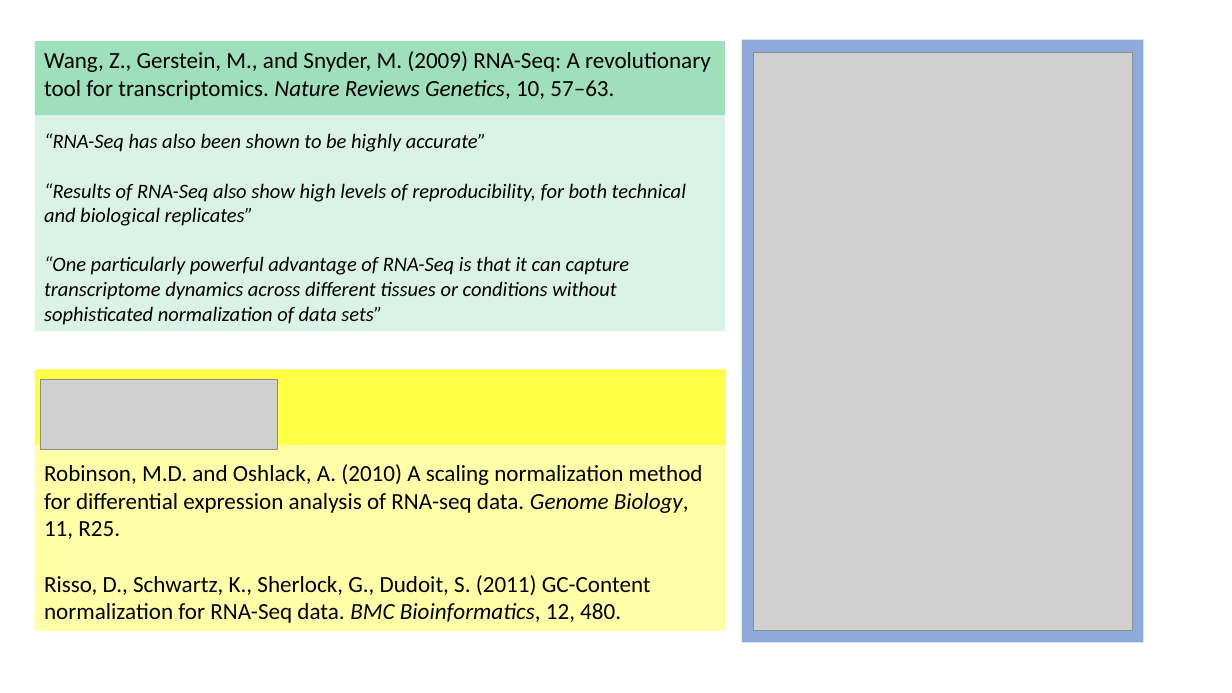
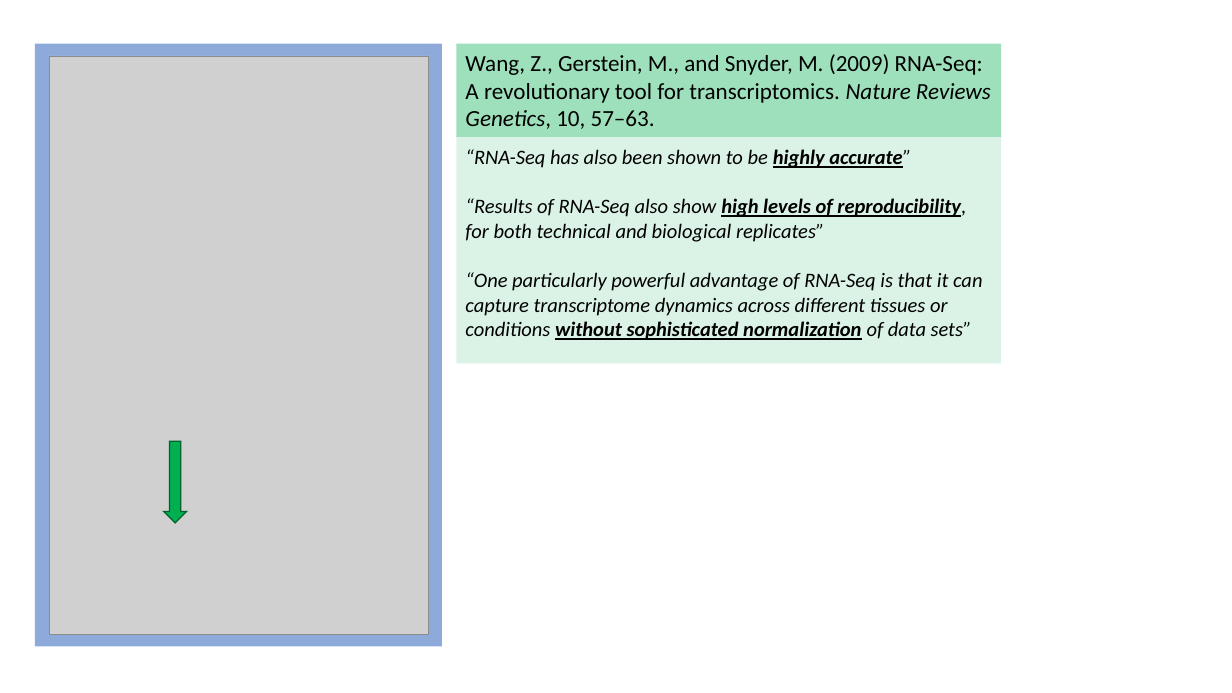
Before and after one commit to lrutter/thesisPresentation, a slide deck: slide 4 of images/Presentation1.pptx (slide 3 before the commit). Drawn at 1232x693 pixels with LibreOffice and Linux fonts; fonts in the diff are those of the drawing; grey boxes stand for pictures. Boxes give left, top, right and bottom in pixels: in the first picture for what was removed or moved away, otherwise in the second. Text is boxed around its words. In the diff, an @@ line names an element or a change of style, - is before the commit and + after.

```diff
--- a/images/Presentation1.pptx
+++ b/images/Presentation1.pptx
@@ rectangle: place and size @@
-rectangle at (742,40,1143,642)
+rectangle at (35,43,442,646)
@@ picture: place and size @@
-picture at (753,53,1133,631)
+picture at (49,56,429,635)
@@ text "Wang, Z., Gerstein, M., and ..." rewrapped from (44,51,711,100) to (465,54,991,129) @@
@@ rectangle: place and size @@
-rectangle at (35,41,726,331)
+rectangle at (457,43,1002,363)
@@ rectangle: place and size @@
-rectangle at (35,41,726,115)
+rectangle at (457,43,1002,137)
@@ text "“RNA-Seq has also been shown ...": place and size @@
-text "“RNA-Seq has also been shown ..." at (44,133,686,325)
+text "“RNA-Seq has also been shown ..." at (465,149,982,340)
@@ text "“RNA-Seq has also been shown ..." at (465,149,982,340): bold on, underline on in "highly accurate”", "high levels of reproducibility,", "without sophisticated normalization" @@
@@ rectangle removed at (35,370,726,445) @@
@@ picture removed at (41,379,277,449) @@
@@ rectangle removed at (35,445,726,630) @@
@@ down arrow added at (164,441,187,523), fill #00B050, outline #00612D 1 pt @@
@@ text removed at (44,464,703,623) @@
-Robinson, M.D. and Oshlack, A. (2010) A scaling normalization method for differential expression analysis of RNA-seq data. Genome Biology, 11, R25.
-Risso, D., Schwartz, K., Sherlock, G., Dudoit, S. (2011) GC-Content normalization for RNA-Seq data. BMC Bioinformatics, 12, 480.
```
Also in this commit, not shown: 2 slides added, 26 other files.
